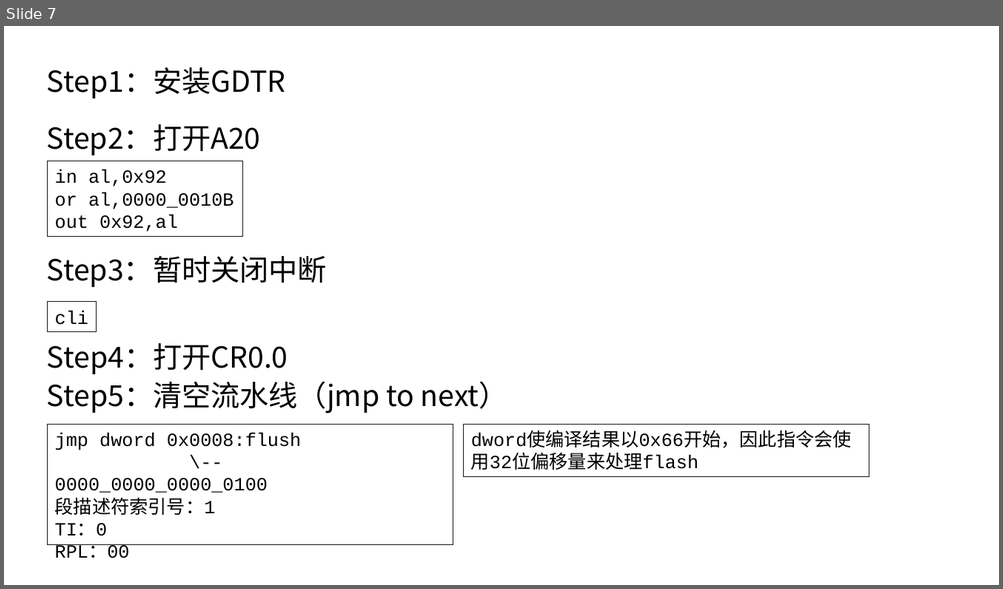
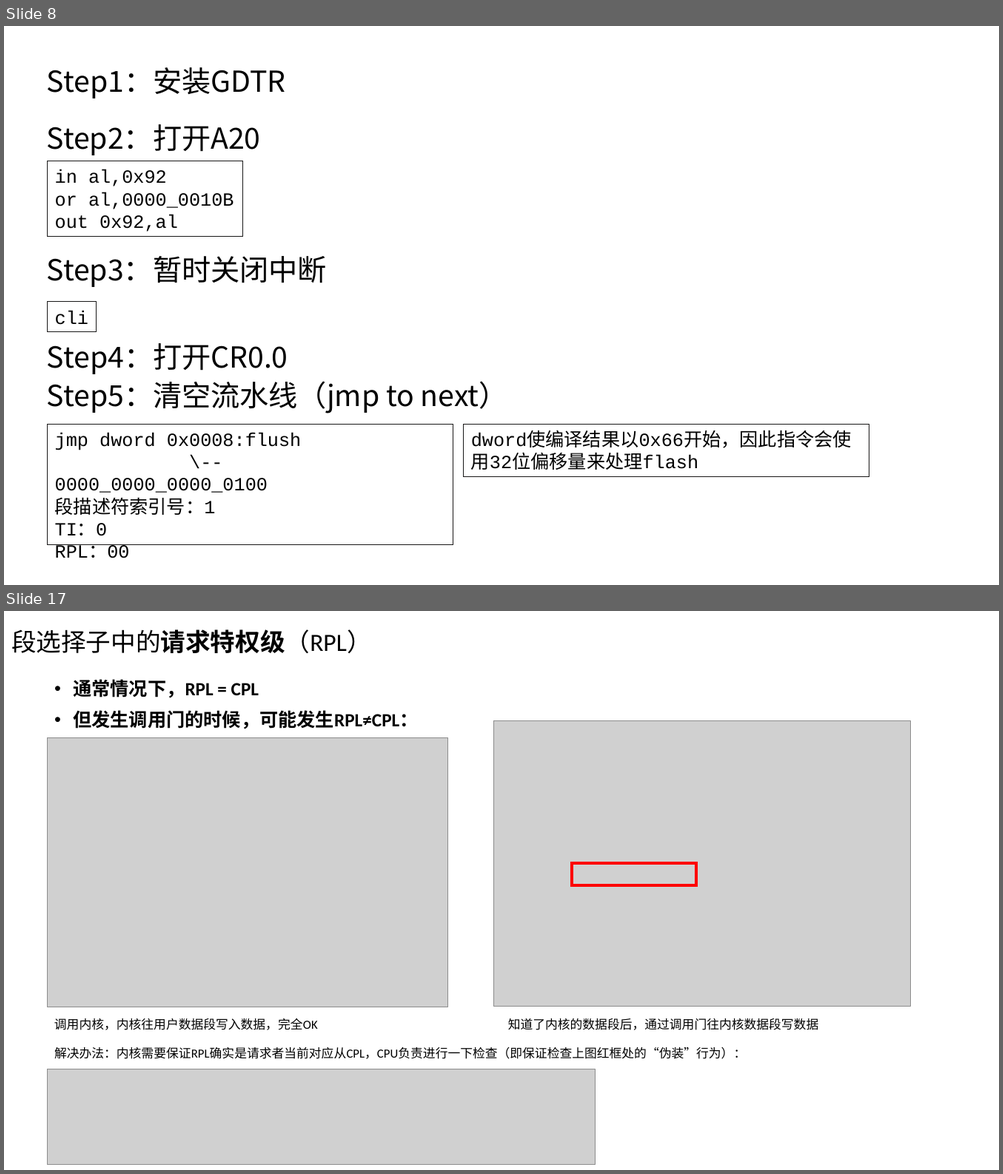
Before and after one commit to at0x7c00/mykernel, a slide deck: ppts/x86.pptx. Shown one above the other, each under a label of ours: slide 7 before the commit, slides 8 and 17 after it; the slides between them are not shown. The pictures are 1003x589 and 1003x1174 pixels, drawn with LibreOffice and Linux fonts; fonts in the diff are those of the drawing; grey boxes stand for pictures. Boxes give left, top, right and bottom in pixels: in the first picture for what was removed or moved away, otherwise in the second. Text is boxed around its words. In the diff, an @@ line names an element or a change of style, - is before the commit and + after.

```diff
--- a/ppts/x86.pptx
+++ b/ppts/x86.pptx
@@ slide 17 added at (4, 611, 999, 1170), background #FFFFFF @@
@@ title added at (11, 629, 372, 653), 24 pt, text #000000 @@
+段选择子中的请求特权级（RPL）
@@ text added at (73, 679, 418, 729), 18 pt, text #000000, bold @@
+• 通常情况下，RPL = CPL
+• 但发生调用门的时候，可能发生RPL≠CPL：
@@ picture added at (493, 721, 910, 1006) @@
@@ picture added at (47, 738, 448, 1007) @@
@@ rectangle added at (572, 863, 697, 886), outline #FF0000 2.75 pt @@
@@ text added at (54, 1019, 318, 1031), 12 pt, text #000000 @@
+调用内核，内核往用户数据段写入数据，完全OK
@@ text added at (508, 1019, 819, 1031), 12 pt, text #000000 @@
+知道了内核的数据段后，通过调用门往内核数据段写数据
@@ text added at (54, 1047, 745, 1059), 12 pt, text #000000 @@
+解决办法：内核需要保证RPL确实是请求者当前对应从CPL，CPU负责进行一下检查（即保证检查上图红框处的“伪装”行为）：
@@ picture added at (47, 1070, 595, 1165) @@
@@ what was slide 7 is now slide 8 @@
```
Also in this commit, not shown: 16 other slides added.
